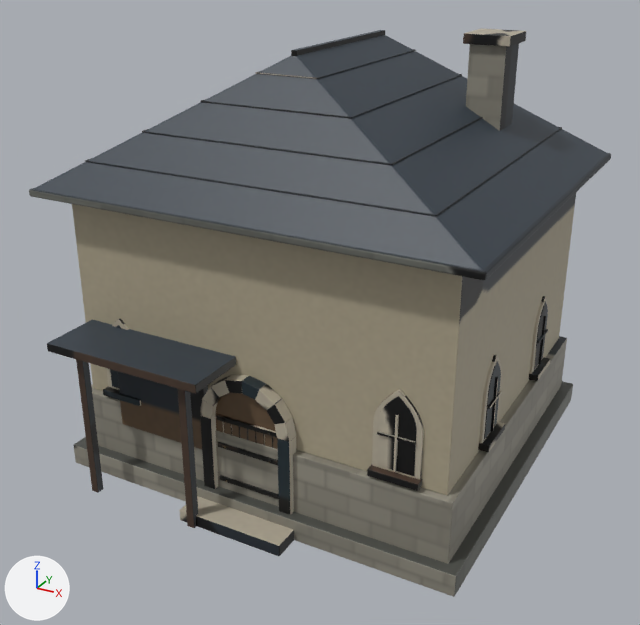
The FBX model Assets/Models/Kingdom/City/Models/WorkshopHouse.fbx: old version first, new version second.
Both versions are drawn from a 50 mm camera at (8.43, -16.24, 11.07) aimed at (0.01, -0.93, 3.41). Lighting does not change. The marker at lower left points along +X, +Y and +Z. The picture after the commit comes second. Where no turn or scale is listed for an object, it has been applied to the vertices. Vertices at exactly the same position are counted once.

In view in the first picture: 'WorkshopHouse.001'.
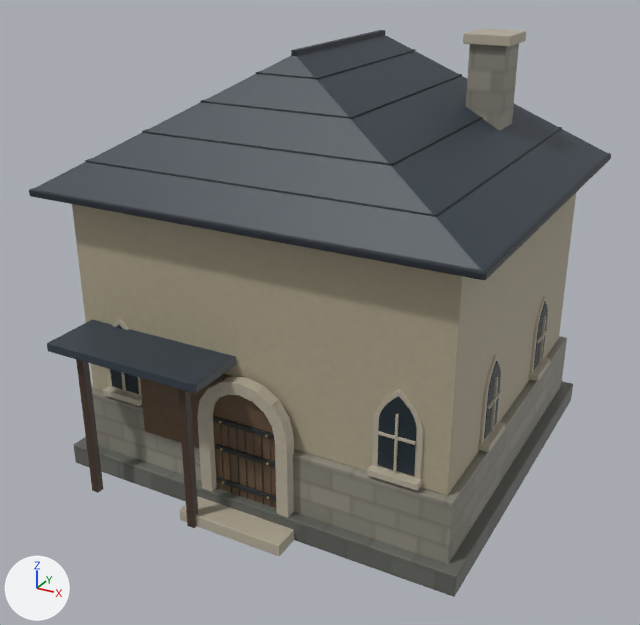
Location of each change, [x1, y1, x2, y2] in pixels of the pictures (640 x 625 px; the box of a moved part takes in the faces that stretch with it):
```json
{"part": 1, "of": "me_cube_12642", "change": "moved or reshaped", "before": [215, 393, 278, 449], "after": [213, 395, 276, 508]}
{"part": 2, "of": "me_cube_12642", "change": "moved or reshaped", "before": [200, 415, 218, 489], "after": [197, 417, 217, 491]}
{"part": 3, "of": "me_cube_12642", "change": "moved or reshaped", "before": [277, 436, 296, 515], "after": [275, 438, 294, 517]}
{"part": 4, "of": "me_cube_12642", "change": "moved or reshaped", "before": [267, 399, 296, 442], "after": [264, 401, 294, 444]}
{"part": 5, "of": "me_cube_12642", "change": "moved or reshaped", "before": [255, 384, 282, 411], "after": [253, 386, 279, 412]}
{"part": 6, "of": "me_cube_12642", "change": "moved or reshaped", "before": [225, 375, 266, 400], "after": [222, 376, 264, 402]}
{"part": 7, "of": "me_cube_12642", "change": "moved or reshaped", "before": [211, 375, 231, 397], "after": [208, 377, 228, 399]}
{"part": 8, "of": "me_cube_12642", "change": "moved or reshaped", "before": [200, 386, 222, 418], "after": [197, 389, 219, 420]}
{"part": 9, "of": "me_cube_12642", "change": "moved or reshaped", "after": [220, 424, 225, 491], "on screen": "not visible before"}
{"part": 10, "of": "me_cube_12642", "change": "moved or reshaped", "before": [231, 424, 232, 436], "after": [228, 426, 232, 493], "on screen": "mostly hidden"}
{"part": 11, "of": "me_cube_12642", "change": "moved or reshaped", "before": [239, 426, 240, 438], "after": [236, 428, 240, 496], "on screen": "mostly hidden"}
{"part": 12, "of": "me_cube_12642", "change": "moved or reshaped", "after": [244, 431, 248, 499], "on screen": "not visible before"}
{"part": 13, "of": "me_cube_12642", "change": "moved or reshaped", "before": [255, 431, 257, 443], "after": [253, 434, 256, 502], "on screen": "mostly hidden"}
{"part": 14, "of": "me_cube_12642", "change": "moved or reshaped", "before": [263, 434, 265, 446], "after": [261, 436, 264, 504], "on screen": "mostly hidden"}
{"part": 15, "of": "me_cube_12642", "change": "moved or reshaped", "before": [220, 475, 279, 499], "after": [217, 477, 276, 502]}
{"part": 16, "of": "me_cube_12642", "change": "moved or reshaped", "before": [218, 442, 278, 465], "after": [215, 444, 275, 468]}
{"part": 17, "of": "me_cube_12642", "change": "moved or reshaped", "before": [216, 414, 277, 437], "after": [214, 416, 274, 440]}
{"part": 18, "of": "me_cube_12642", "change": "moved or reshaped", "before": [117, 371, 208, 449], "after": [140, 374, 233, 448]}
{"part": 19, "of": "me_cube_12642", "change": "surface changed", "before": [29, 29, 576, 597], "after": [29, 29, 576, 597]}
```

The change, as JSON lines over the scene's bpy script:
```json
{"block": "me_cube_12642", "where": "me_cube_12642.from_pydata(...)  # 5202 vertices, 10076 faces; spans x -4.66..4.66, y -5.0..4.26, z 0.0..9.08"}
{"block": "me_cube_12642", "where": "# used by ob_workshophouse_001; location = (0.0, 0.0, 0.0)"}
{"block": "me_cube_12642", "change": "me_cube_12642 part 1: the loose piece of 106 vertices spanning x -0.76..0.76, y -3.84..-3.74, z 0.18..2.9 is moved by (0.0, -0.09, 0.0)"}
{"block": "me_cube_12642", "change": "me_cube_12642 part 2: the loose piece of 56 vertices spanning x -1.03..-0.76, y -3.98..-3.71, z 0.18..2.14 is moved by (0.0, -0.09, 0.0)"}
{"block": "me_cube_12642", "change": "me_cube_12642 part 3: the loose piece of 56 vertices spanning x 0.76..1.03, y -3.98..-3.71, z 0.18..2.14 is moved by (0.0, -0.09, 0.0)"}
{"block": "me_cube_12642", "change": "me_cube_12642 part 4: the loose piece of 108 vertices spanning x 0.54..1.03, y -3.98..-3.71, z 2.14..2.86 is moved by (0.0, -0.09, 0.0)"}
{"block": "me_cube_12642", "change": "me_cube_12642 part 5: the loose piece of 56 vertices spanning x 0.29..0.72, y -3.98..-3.71, z 2.68..3.09 is moved by (0.0, -0.09, 0.0)"}
{"block": "me_cube_12642", "change": "me_cube_12642 part 6: the loose piece of 110 vertices spanning x -0.39..0.39, y -3.98..-3.71, z 2.84..3.17 is moved by (0.0, -0.09, 0.0)"}
{"block": "me_cube_12642", "change": "me_cube_12642 part 7: the loose piece of 56 vertices spanning x -0.72..-0.29, y -3.98..-3.71, z 2.68..3.09 is moved by (0.0, -0.09, 0.0)"}
{"block": "me_cube_12642", "change": "me_cube_12642 part 8: the loose piece of 108 vertices spanning x -1.03..-0.54, y -3.98..-3.71, z 2.14..2.86 is moved by (0.0, -0.09, 0.0)"}
{"block": "me_cube_12642", "change": "me_cube_12642 part 9: the loose piece of 8 vertices spanning x -0.58..-0.56, y -3.85..-3.84, z 0.18..2.14 is moved by (0.0, -0.09, 0.0)"}
{"block": "me_cube_12642", "change": "me_cube_12642 part 10: the loose piece of 8 vertices spanning x -0.39..-0.37, y -3.85..-3.84, z 0.18..2.14 is moved by (0.0, -0.09, 0.0)"}
{"block": "me_cube_12642", "change": "me_cube_12642 part 11: the loose piece of 8 vertices spanning x -0.2..-0.18, y -3.85..-3.84, z 0.18..2.14 is moved by (0.0, -0.09, 0.0)"}
{"block": "me_cube_12642", "change": "me_cube_12642 part 12: the loose piece of 8 vertices spanning x -0.01..0.01, y -3.85..-3.84, z 0.18..2.14 is moved by (0.0, -0.09, 0.0)"}
{"block": "me_cube_12642", "change": "me_cube_12642 part 13: the loose piece of 8 vertices spanning x 0.18..0.2, y -3.85..-3.84, z 0.18..2.14 is moved by (0.0, -0.09, 0.0)"}
{"block": "me_cube_12642", "change": "me_cube_12642 part 14: the loose piece of 8 vertices spanning x 0.37..0.39, y -3.85..-3.84, z 0.18..2.14 is moved by (0.0, -0.09, 0.0)"}
{"block": "me_cube_12642", "change": "me_cube_12642 part 15: the loose piece of 56 vertices spanning x -0.7..0.7, y -3.89..-3.84, z 0.67..0.77 is moved by (0.0, -0.09, 0.0)"}
{"block": "me_cube_12642", "change": "me_cube_12642 part 16: the loose piece of 56 vertices spanning x -0.7..0.7, y -3.89..-3.84, z 1.46..1.56 is moved by (0.0, -0.09, 0.0)"}
{"block": "me_cube_12642", "change": "me_cube_12642 part 17: the loose piece of 56 vertices spanning x -0.7..0.7, y -3.89..-3.84, z 2.09..2.19 is moved by (0.0, -0.09, 0.0)"}
{"block": "me_cube_12642", "change": "me_cube_12642 part 18: all 14 vertices in x -1.01..-1.0, y -3.87..-3.69, z 3.04..3.05 are moved by (0.6, 0.0, 0.0)"}
{"block": "me_cube_12642", "change": "me_cube_12642 part 19: 9000 kept faces spanning x -4.66..4.64, y -5.0..4.26, z 0.0..9.08 get new texture (UV) coordinates"}
```
